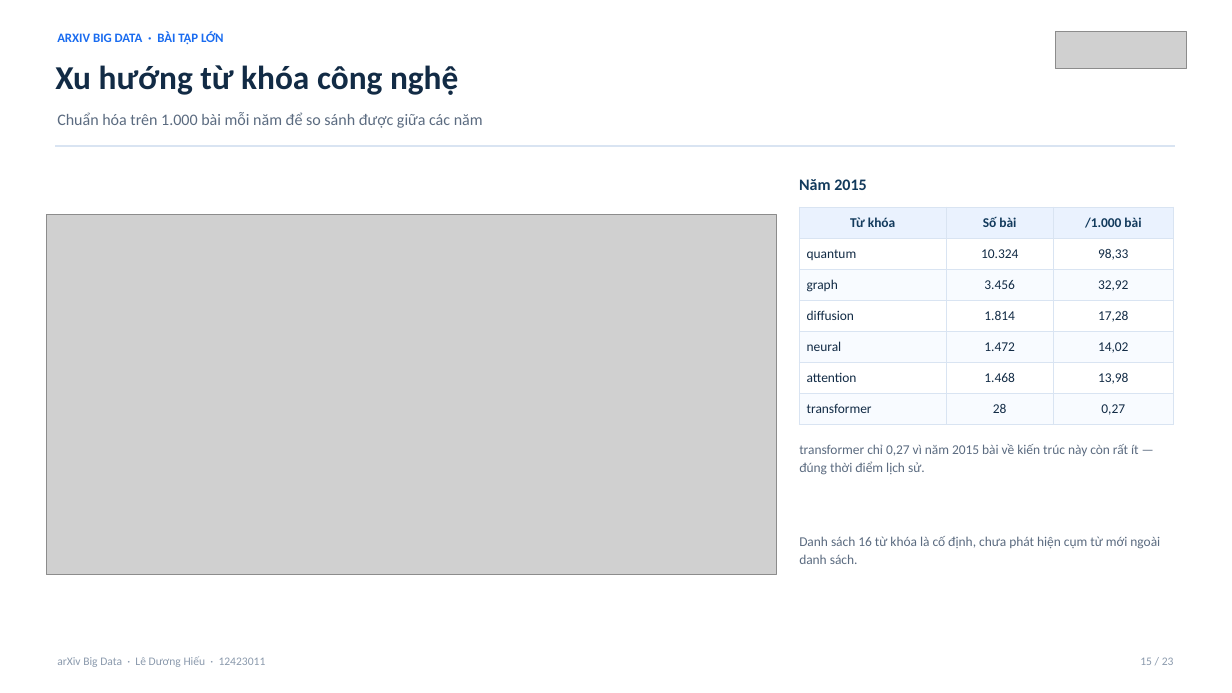
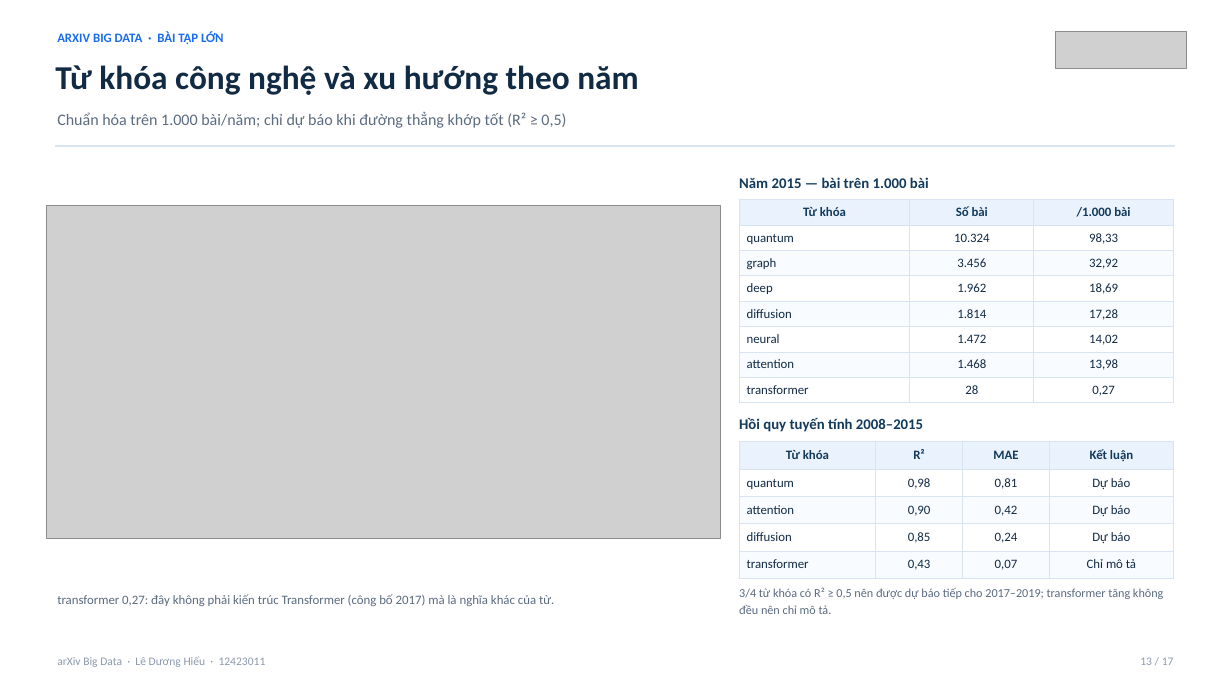
Before and after one commit to LDH-LeHieu18012005/arXiv-Big-Data-Platform, a slide deck: slide 13 of Slide Thuyết trình Xử lý Dữ liệu lớn - Lê Dương Hiếu.pptx (slide 15 before the commit). Drawn at 1232x693 pixels with LibreOffice and Linux fonts; fonts in the diff are those of the drawing; grey boxes stand for pictures. Boxes give left, top, right and bottom in pixels: in the first picture for what was removed or moved away, otherwise in the second. Text is boxed around its words. In the diff, an @@ line names an element or a change of style, - is before the commit and + after.

```diff
--- a/Slide Thuyết trình Xử lý Dữ liệu lớn - Lê Dương Hiếu.pptx
+++ b/Slide Thuyết trình Xử lý Dữ liệu lớn - Lê Dương Hiếu.pptx
@@ text at [55, 65, 638, 95]: text changed @@
-Xu hướng từ khóa công nghệ
+Từ khóa công nghệ và xu hướng theo năm
@@ text at [57, 112, 566, 128]: text changed @@
-Chuẩn hóa trên 1.000 bài mỗi năm để so sánh được giữa các năm
+Chuẩn hóa trên 1.000 bài/năm; chỉ dự báo khi đường thẳng khớp tốt (R² ≥ 0,5)
@@ text at [739, 177, 929, 188]: text changed; size 12.5 to 11.5 pt @@
-Năm 2015
+Năm 2015 — bài trên 1.000 bài
@@ picture: place and size @@
-picture at [46, 214, 776, 575]
+picture at [46, 205, 721, 538]
@@ table at [739, 200, 1174, 403] @@
+row 4: deep | 1.962 | 18,69
@@ table: place and size @@
-table at [799, 207, 1174, 424]
+table at [739, 200, 1174, 403]
@@ text at [739, 418, 923, 432]: text changed; size 10.5 to 11.5 pt; text colour #5B6B80 to #123A5C; bold on @@
-transformer chỉ 0,27 vì năm 2015 bài về kiến trúc này còn rất ít — đúng thời điểm lịch sử.
+Hồi quy tuyến tính 2008–2015
@@ table added at [739, 442, 1174, 579], 5 rows, 4 columns @@
+Từ khóa | R² | MAE | Kết luận
+quantum | 0,98 | 0,81 | Dự báo
+attention | 0,90 | 0,42 | Dự báo
+diffusion | 0,85 | 0,24 | Dự báo
+transformer | 0,43 | 0,07 | Chỉ mô tả
@@ text removed at [799, 536, 1160, 564] @@
-Danh sách 16 từ khóa là cố định, chưa phát hiện cụm từ mới ngoài danh sách.
@@ text added at [57, 594, 554, 606], 10 pt, text #5B6B80 @@
+transformer 0,27: đây không phải kiến trúc Transformer (công bố 2017) mà là nghĩa khác của từ.
@@ text added at [739, 587, 1163, 614], 9.5 pt, text #5B6B80 @@
+3/4 từ khóa có R² ≥ 0,5 nên được dự báo tiếp cho 2017–2019; transformer tăng không đều nên chỉ mô tả.
@@ text at [1140, 657, 1174, 665]: text changed @@
-15 / 23
+13 / 17
```
Also in this commit, not shown: 14 other slides changed, 2 slides added, 8 slides removed, 47 other files.
